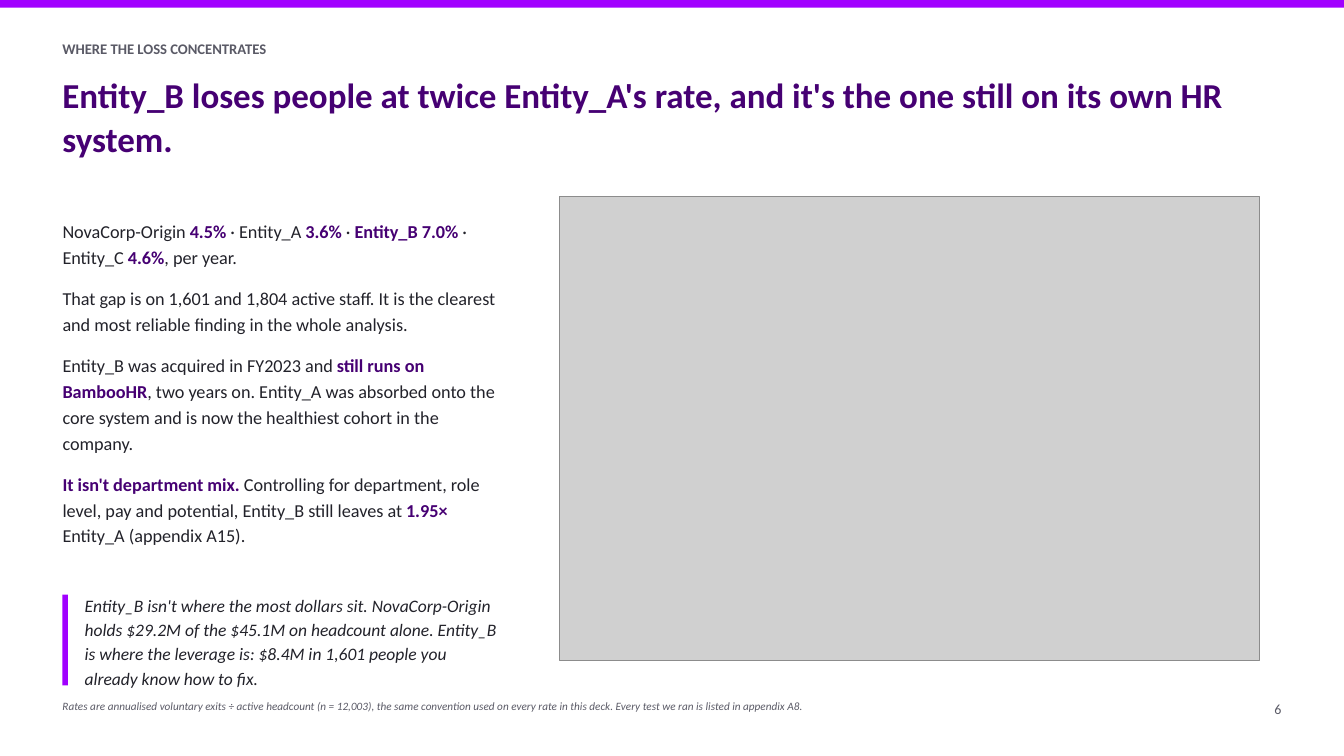
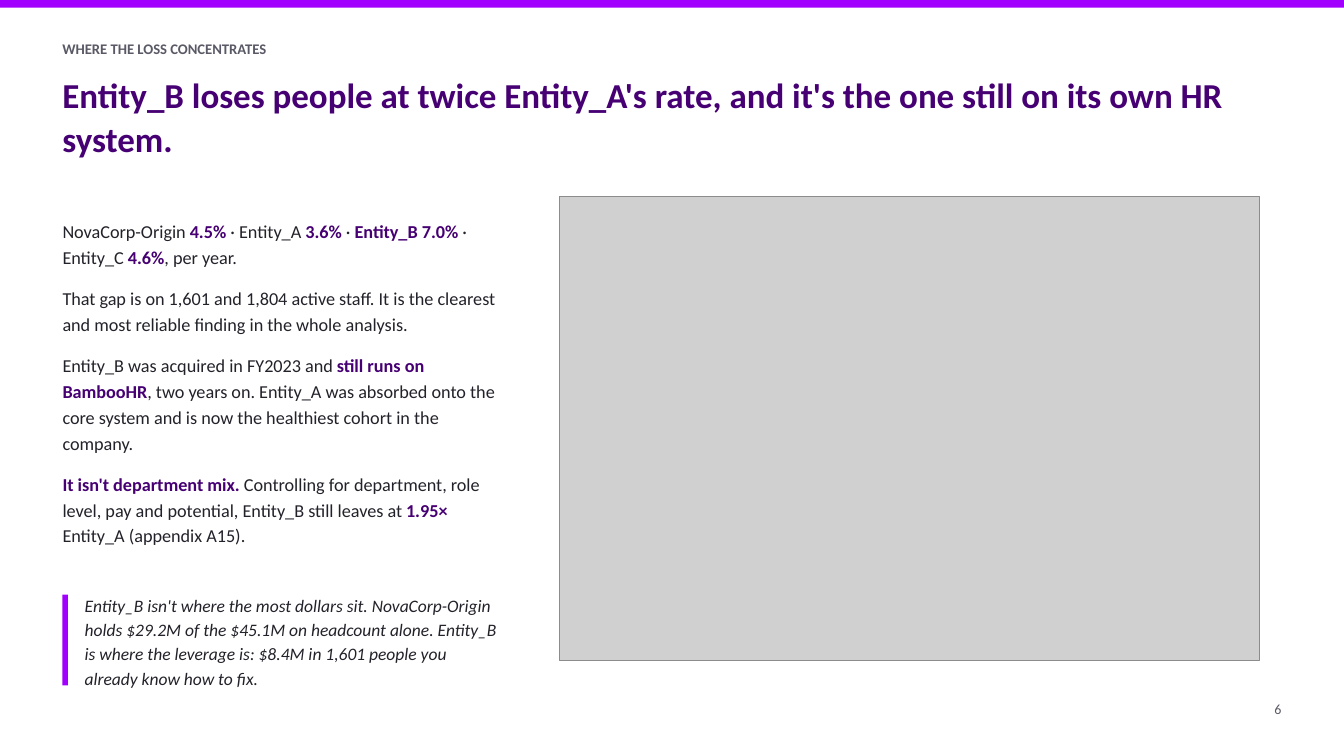
Before and after one commit to athxrva21/subaa_datathon, a slide deck: slide 6 of deck/NovaCorp_deck.pptx. Drawn at 1344x756 pixels with LibreOffice and Linux fonts; fonts in the diff are those of the drawing; grey boxes stand for pictures. Boxes give left, top, right and bottom in pixels: in the first picture for what was removed or moved away, otherwise in the second. Text is boxed around its words. In the diff, an @@ line names an element or a change of style, - is before the commit and + after.

```diff
--- a/deck/NovaCorp_deck.pptx
+++ b/deck/NovaCorp_deck.pptx
@@ text removed at (62,702,802,712) @@
-Rates are annualised voluntary exits ÷ active headcount (n = 12,003), the same convention used on every rate in this deck. Every test we ran is listed in appendix A8.
```
Also in this commit, not shown: 14 other slides changed, 3 other files.
